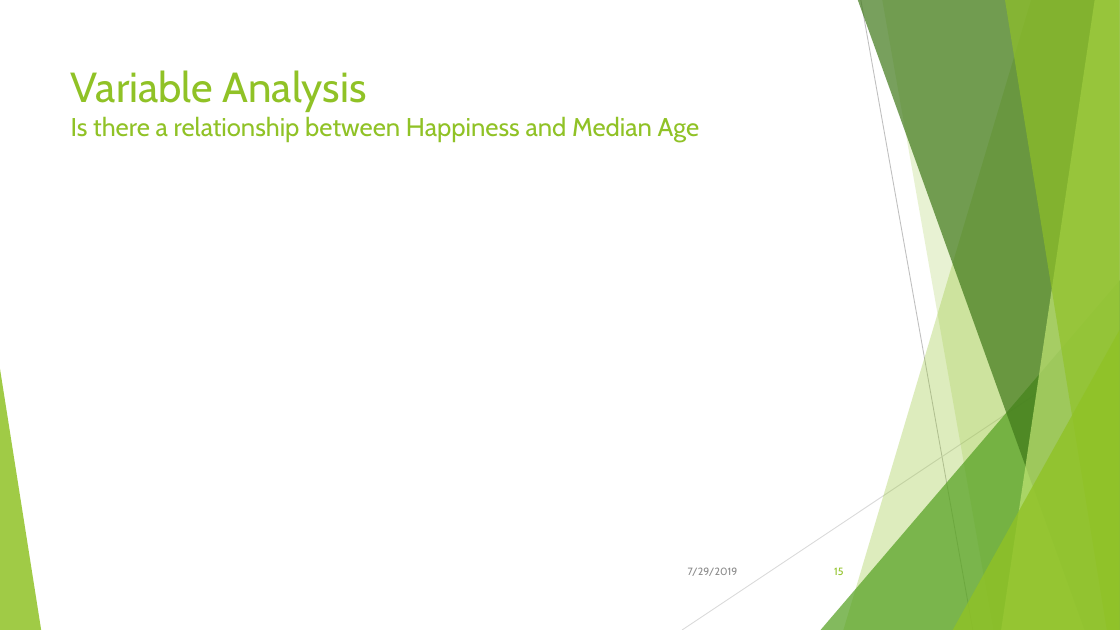
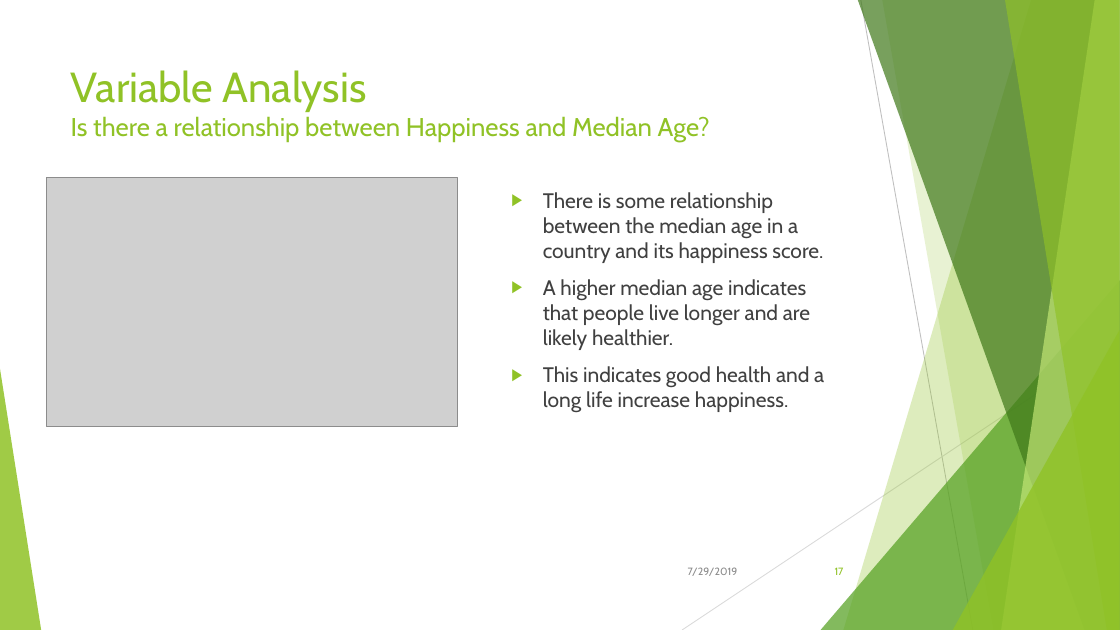
Before and after one commit to Kika000/Project-1, a slide deck: slide 17 of What Makes the World Happy.pptx (slide 15 before the commit). Drawn at 1120x630 pixels with LibreOffice and Linux fonts; fonts in the diff are those of the drawing; grey boxes stand for pictures. Boxes give left, top, right and bottom in pixels: in the first picture for what was removed or moved away, otherwise in the second. Text is boxed around its words. In the diff, an @@ line names an element or a change of style, - is before the commit and + after.

```diff
--- a/What Makes the World Happy.pptx
+++ b/What Makes the World Happy.pptx
@@ title at box(71, 70, 710, 141): text changed @@
-Variable Analysis
-Is there a relationship between Happiness and Median Age
+Variable Analysis
+Is there a relationship between Happiness and Median Age?
@@ picture added at box(46, 177, 457, 427) @@
@@ text added at box(543, 192, 824, 412), 18 pt, text #404040 @@
+▶ There is some relationship between the median age in a country and its happiness score.
+▶ A higher median age indicates that people live longer and are likely healthier.
+▶ This indicates good health and a long life increase happiness.
@@ page number at box(835, 567, 844, 575): text changed @@
-15
+17
```
Also in this commit, not shown: 6 other slides changed, 2 slides added, 4 other files.
